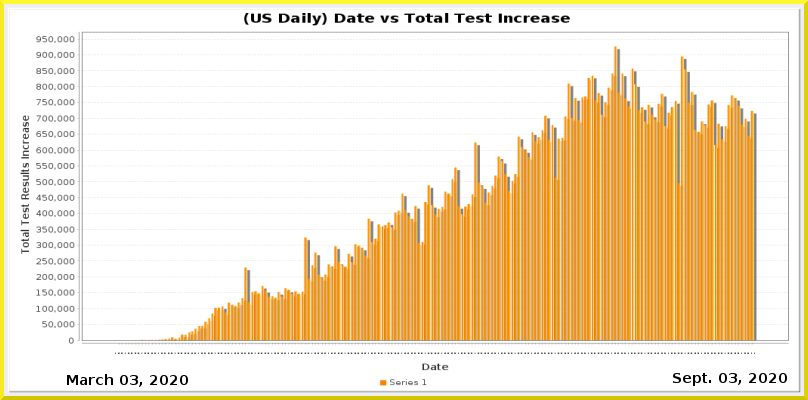
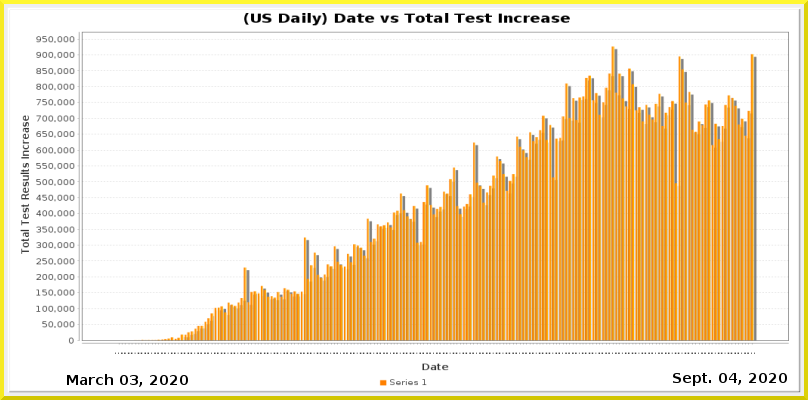
The second 808×400 image is a revision of the first. Changes to its layers:
painted on "Current Date" over [729, 373, 737, 383]
painted on "Date_vs_TestIncrease.png" over [118, 46, 757, 354]
